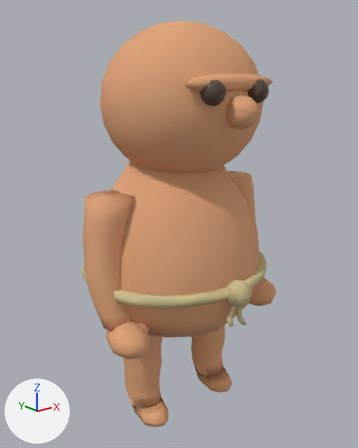
Two versions of the Blender file art/blender/resident.blend, one commit apart.
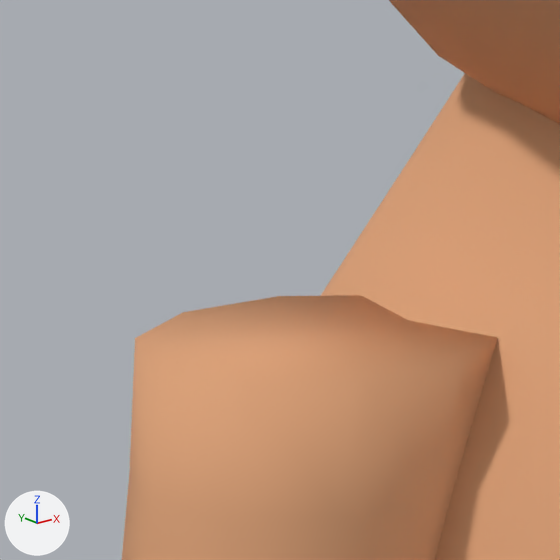
The first picture shows the older version from a camera (50 mm lens) standing at (-1.307, -1.655, 1.529) and looking at (0.0, -0.021, 0.875). The close-ups show the older and then the newer version on the part from 19% to 40% of the width and 34% to 51% of the height of that picture. Only the edits that show in the close-ups are written down. Lighting does not change. The marker at lower left points along +X, +Y and +Z.

The first close-up shows 'Resident'.
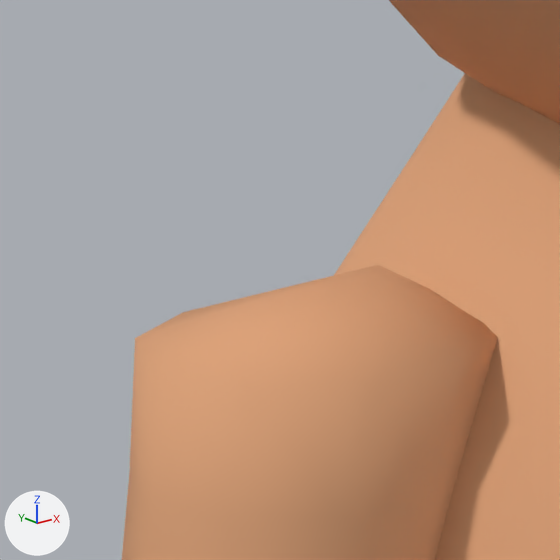
Changed parts and their boxes [x1, y1, x2, y2] in the close-ups (560 x 560 px):
part 1 of me_residentmesh, built on: before [135, 295, 497, 381]; after [135, 265, 498, 381]

The change, as a list of edits to the scene's bpy script:
```text
Change me_residentmesh:
    used by ob_resident; location = (0.0, 0.0, 0.0)
    remove me_residentmesh.from_pydata(...)  # 1326 vertices, 1335 faces; spans x -0.47..0.47, y -0.45..0.39, z 0.0..1.71
    add me_residentmesh.from_pydata(...)  # 1328 vertices, 1353 faces; spans x -0.47..0.47, y -0.45..0.39, z 0.0..1.71
    me_residentmesh part 1
    1 face is deleted
    1 vertex is added at (-0.29, 0.0, 1.09)
    10 new faces join them, mat_claybody
    other edits to the shape of me_residentmesh do not show in these pictures
```
